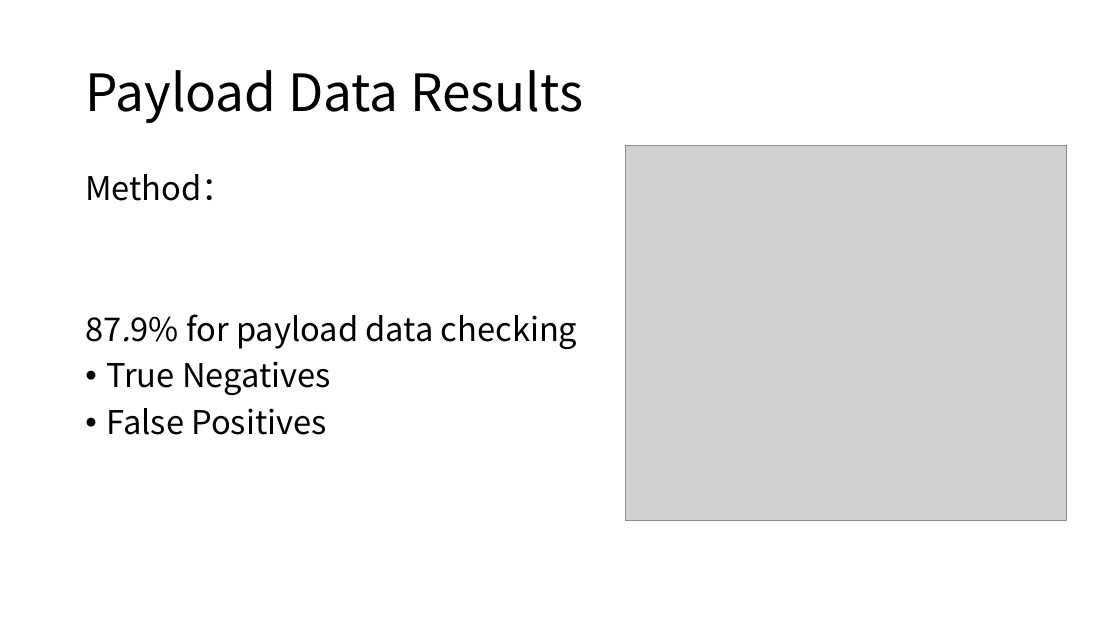
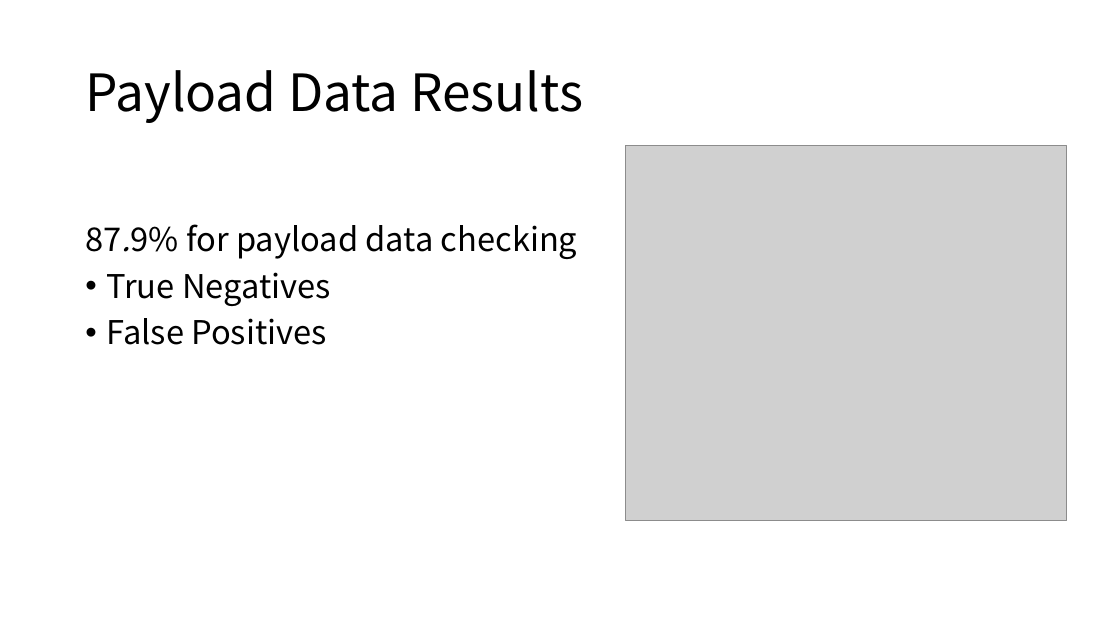
Before and after one commit to suliuzh/papers, a slide deck: slide 12 of 大组会en.pptx. Drawn at 1120x630 pixels with LibreOffice and Linux fonts; fonts in the diff are those of the drawing; grey boxes stand for pictures. Boxes give left, top, right and bottom in pixels: in the first picture for what was removed or moved away, otherwise in the second. Text is boxed around its words. In the diff, an @@ line names an element or a change of style, - is before the commit and + after.

```diff
--- a/大组会en.pptx
+++ b/大组会en.pptx
@@ text at bbox=[85, 174, 234, 201]: paragraph removed @@
-Method：
```
Also in this commit, not shown: 11 other slides changed, 1 slide added, 1 slide removed, 2 other files.
